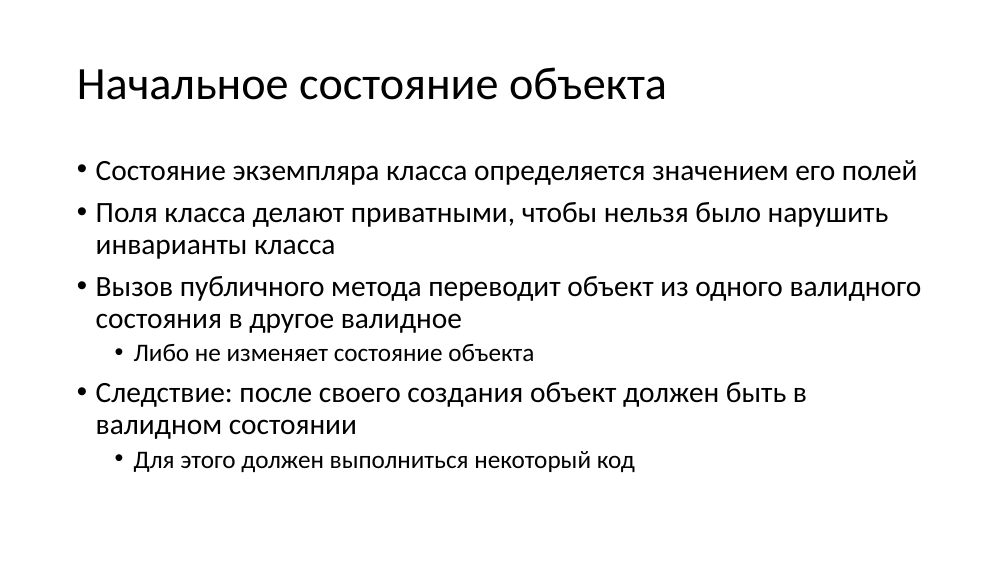
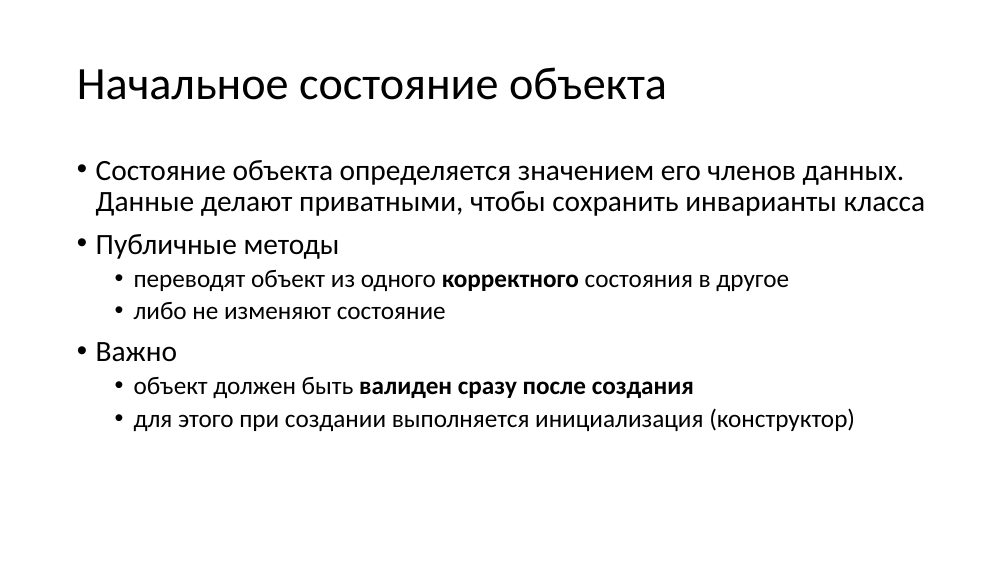
Before and after one commit to alexey-malov/oop, a slide deck: slide 72 of lectures/02/Основы ООП.pptx. Drawn at 1008x567 pixels with LibreOffice and Linux fonts; fonts in the diff are those of the drawing. Boxes give left, top, right and bottom in pixels: in the first picture for what was removed or moved away, otherwise in the second. Text is boxed around its words. In the diff, an @@ line names an element or a change of style, - is before the commit and + after.

```diff
--- a/lectures/02/Основы ООП.pptx
+++ b/lectures/02/Основы ООП.pptx
@@ text at box(96, 160, 925, 431): text changed; size 28 to 24 pt @@
-• Состояние экземпляра класса определяется значением его полей
-• Поля класса делают приватными, чтобы нельзя было нарушить инварианты класса
-• Вызов публичного метода переводит объект из одного валидного состояния в другое валидное
-  • Либо не изменяет состояние объекта
-• Следствие: после своего создания объект должен быть в валидном состоянии
-  • Для этого должен выполниться некоторый код
+• Состояние объекта определяется значением его членов данных. Данные делают приватными, чтобы сохранить инварианты класса
+• Публичные методы
+  • переводят объект из одного корректного состояния в другое
+  • либо не изменяют состояние
+• Важно
+  • объект должен быть валиден сразу после создания
+  • для этого при создании выполняется инициализация (конструктор)
```
Also in this commit, not shown: 31 other slides changed, 4 slides added, 4 slides removed.
